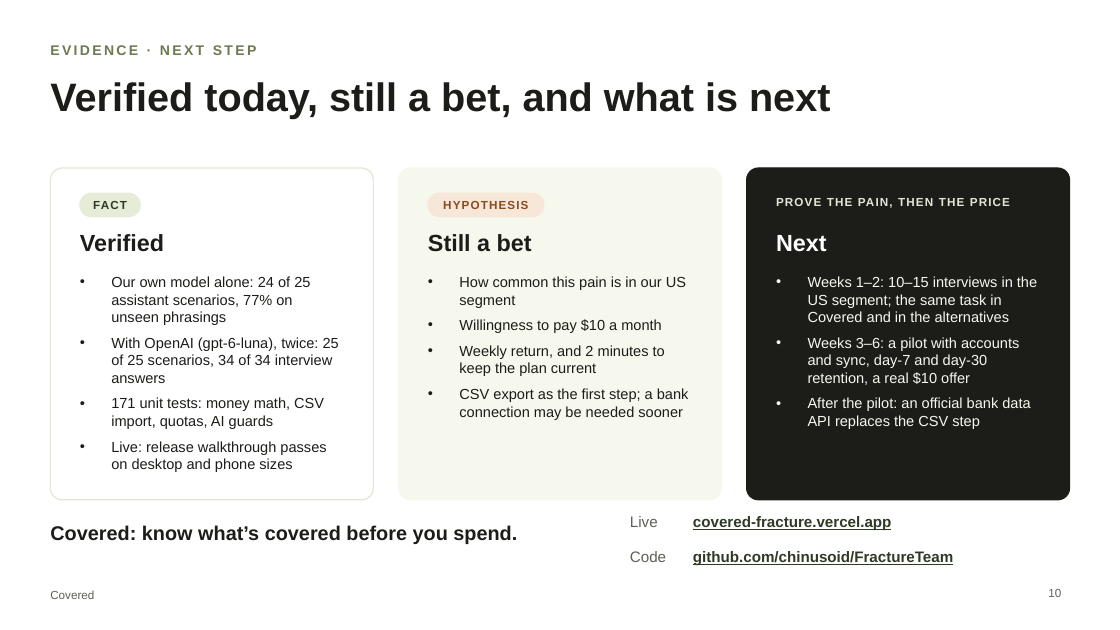
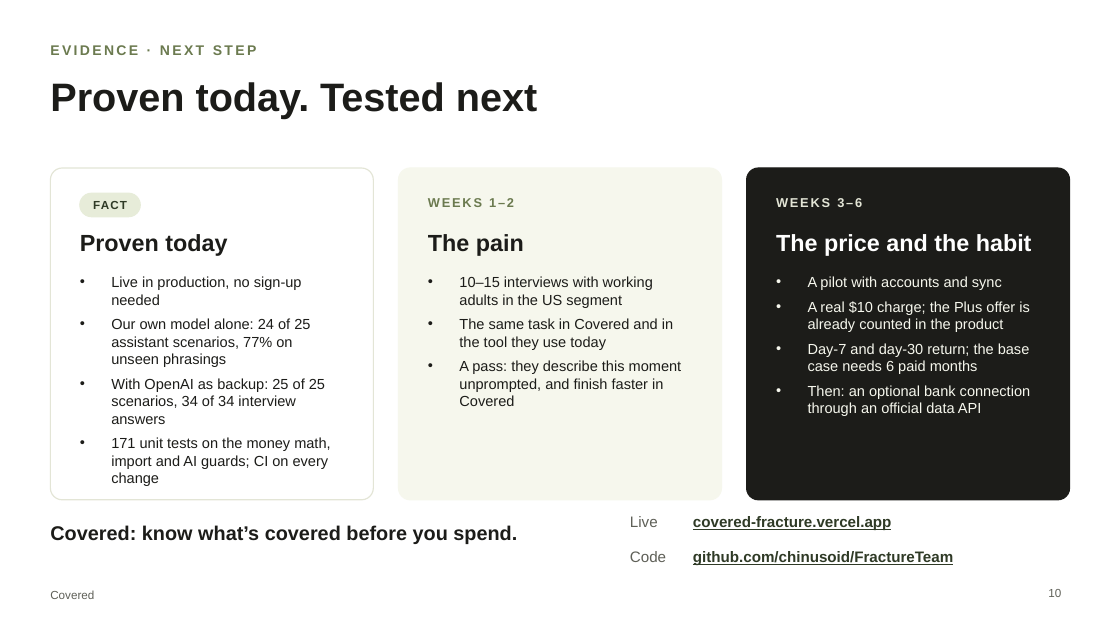
Before and after one commit to chinusoid/FractureTeam, a slide deck: slide 10 of pitch/covered-pitch.pptx. Drawn at 1120x630 pixels with LibreOffice and Linux fonts; fonts in the diff are those of the drawing. Boxes give left, top, right and bottom in pixels: in the first picture for what was removed or moved away, otherwise in the second. Text is boxed around its words. In the diff, an @@ line names an element or a change of style, - is before the commit and + after.

```diff
--- a/pitch/covered-pitch.pptx
+++ b/pitch/covered-pitch.pptx
@@ title at bbox=[50, 82, 537, 119]: text changed @@
-Verified today, still a bet, and what is next
+Proven today. Tested next
@@ rounded rectangle removed at bbox=[428, 193, 544, 217] @@
@@ text added at bbox=[428, 198, 514, 207], 11 pt, text #6B7A4F, bold @@
+WEEKS 1–2
@@ text removed at bbox=[443, 201, 528, 209] @@
-HYPOTHESIS
@@ text added at bbox=[776, 198, 862, 207], 11 pt, text #E3E5D6, bold @@
+WEEKS 3–6
@@ text at bbox=[80, 234, 227, 256]: text changed @@
-Verified
+Proven today
@@ text at bbox=[428, 234, 524, 256]: text changed @@
-Still a bet
+The pain
@@ text at bbox=[776, 234, 1032, 256]: text changed; size 10 to 20 pt; text colour #E3E5D6 to #FFFFFF @@
-PROVE THE PAIN, THEN THE PRICE
+The price and the habit
@@ text removed at bbox=[776, 235, 827, 252] @@
-Next
@@ text at bbox=[111, 276, 302, 305]: paragraph added @@
+• Live in production, no sign-up needed
@@ text at bbox=[459, 276, 682, 406]: text changed @@
-• How common this pain is in our US segment
-• Willingness to pay $10 a month
-• Weekly return, and 2 minutes to keep the plan current
-• CSV export as the first step; a bank connection may be needed sooner
+• 10–15 interviews with working adults in the US segment
+• The same task in Covered and in the tool they use today
+• A pass: they describe this moment unprompted, and finish faster in Covered
@@ text at bbox=[808, 276, 1030, 416]: text changed @@
-• Weeks 1–2: 10–15 interviews in the US segment; the same task in Covered and in the alternatives
-• Weeks 3–6: a pilot with accounts and sync, day-7 and day-30 retention, a real $10 offer
-• After the pilot: an official bank data API replaces the CSV step
+• A pilot with accounts and sync
+• A real $10 charge; the Plus offer is already counted in the product
+• Day-7 and day-30 return; the base case needs 6 paid months
+• Then: an optional bank connection through an official data API
@@ text at bbox=[111, 318, 310, 367]: less space between paragraphs @@
@@ text at bbox=[111, 378, 330, 486]: text changed @@
-• With OpenAI (gpt-6-luna), twice: 25 of 25 scenarios, 34 of 34 interview answers
-• 171 unit tests: money math, CSV import, quotas, AI guards
-• Live: release walkthrough passes on desktop and phone sizes
+• With OpenAI as backup: 25 of 25 scenarios, 34 of 34 interview answers
+• 171 unit tests on the money math, import and AI guards; CI on every change
```
Also in this commit, not shown: 9 other slides changed, 22 other files.
